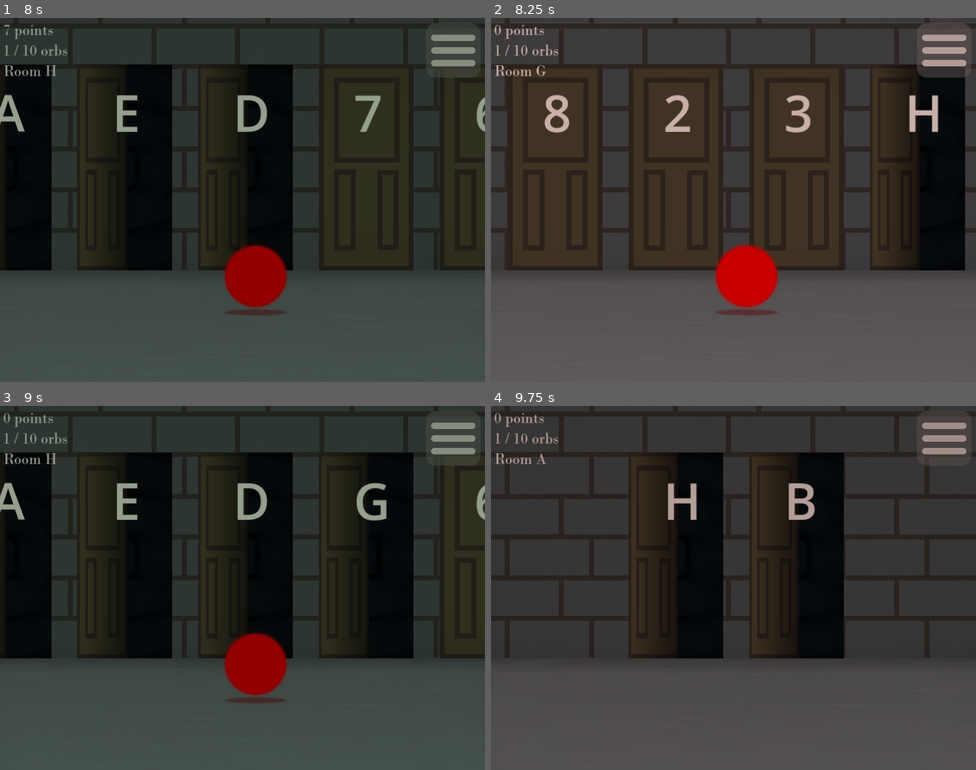
Above: before the commit, frames 1-4 (two rows, left to right).
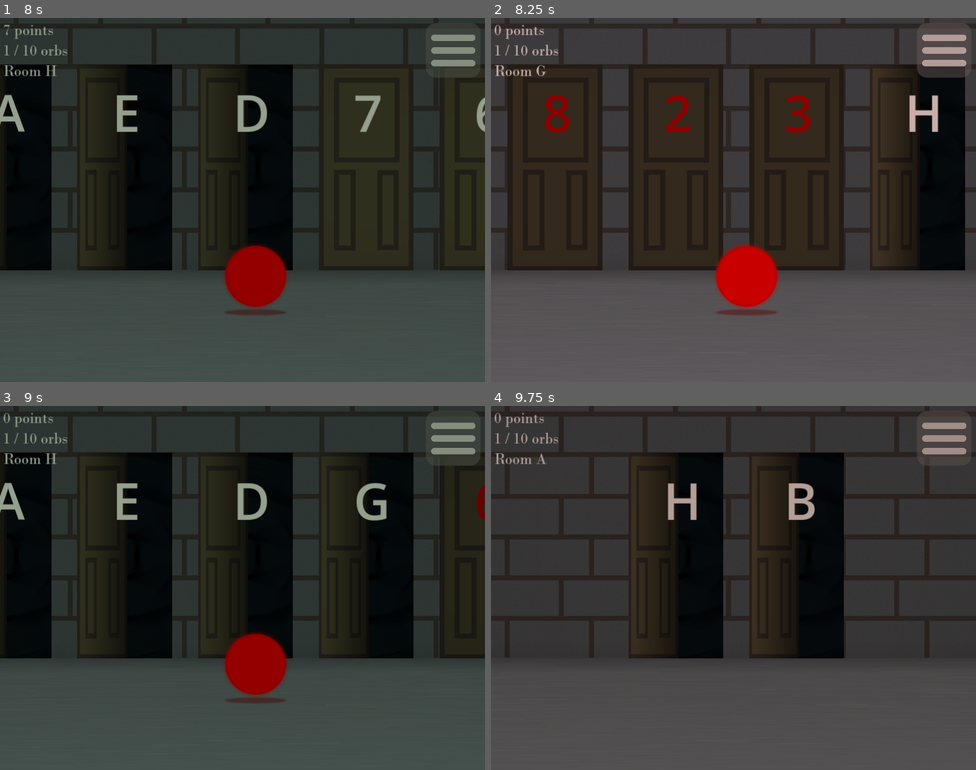
Above: after the commit, the same moments.

Repository: DasParijat/Prims-Dungeon
Game: Godot game, scene res://Home Menu/home_menu.tscn
The game is run twice, just before and just after one commit, with the same random seed, the same clock (stepped at 60 frames per second) and the same inputs.
Inputs (mouse positions are in pixels of both pictures, inside the frame that each line leads up to):
- Up to frame 1 (8 s): click (242, 272) at 0.5 s; click "efef" at 1.25 s; click "efef" at 2 s; click "efef" at 2.75 s; click "efef" at 3.5 s; click "efef" at 4.25 s; click "efef" at 5 s; click "efef" at 5.75 s; click (257, 280) at 6.5 s; click "efef" at 7.25 s
- Up to frame 2 (8.25 s): click "efef" at 8 s
- Up to frame 3 (9 s): click "efef" at 8.75 s
- Up to frame 4 (9.75 s): click "efef" at 9.5 s

Frame 1 is identical in both runs. In frame 2, 0.9% of the frame differs, in the area x 11-66%, y 21-32%; in frame 3, 0.1%; in frame 4, nothing differs.

Commit message:
Visual indicator on doors players are unable to unlock
-Visual indicator on doors players are unable to unlock

Diff:
--- a/Door/door_scene.gd
+++ b/Door/door_scene.gd
@@ -21,6 +21,11 @@
 	if door.is_locked:
 		texture.texture = explored_door_closed_img if connected_room.orb_found else door_closed_img
 		cost.text = str(door.cost)
+
+		if door.cost > GRH.points:
+			# Indicate visually player lacks enough points for the door
+			cost.modulate = Color(0.7, 0, 0)
+			texture.modulate = Color(0.8, 0.8, 0.8)
 	else:
 		texture.texture = door_opened_img
 		cost.text = connected_room.letter_id
